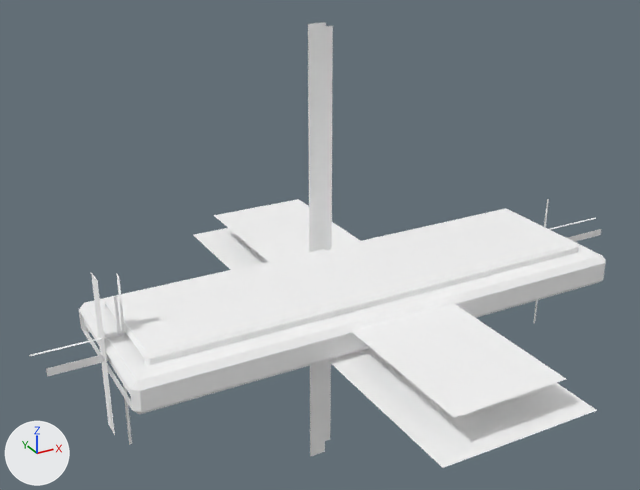
What one commit did to the glTF model support-level-3/assets/models/light_fixture.gltf.
Both versions are drawn from a 50 mm lens placed at (-1.047, -1.709, 0.966), pointed at (-0.057, 0.092, 0.066). Arrows for +X, +Y and +Z are at lower left; the lights stay in place. The first picture is the older version. Vertices at exactly the same position are counted once.

Objects in the first picture: 'light_fixture'.
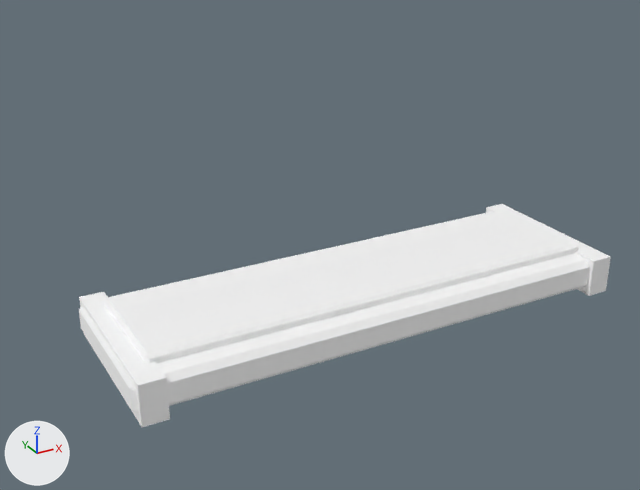
Where the change shows, as pixel boxes [x1, y1, x2, y2] in the pictures (640 x 490 px):
'light_fixture', reshaped (8% narrower, 50% shorter)
    before: [29, 22, 606, 468]
    after: [79, 204, 611, 427]
part 1 of me_light_fixture, added
    after: [79, 292, 170, 427]
part 2 of me_light_fixture, added
    after: [486, 204, 611, 296]
part 3 of me_light_fixture, deleted
    before: [29, 22, 601, 468]
part 4 of me_light_fixture, added
    after: [79, 304, 145, 409]

Patch to the scene script:
```diff
--- a/support-level-3/assets/models/light_fixture.gltf.py
+++ b/support-level-3/assets/models/light_fixture.gltf.py
@@ me_light_fixture @@
 # used by ob_light_fixture; location = (0.0, 0.0, 0.0)
-me_light_fixture.from_pydata(...)  # 120 vertices, 112 faces; spans x -0.8..0.83, y -0.63..0.63, z -0.68..0.6
+me_light_fixture.from_pydata(...)  # 64 vertices, 112 faces; spans x -0.65..0.65, y -0.22..0.22, z -0.09..0.02
+# me_light_fixture part 1: a new loose piece, a box spanning x -0.64..-0.58, y -0.22..0.22, z -0.095..0.005, in mat_metal_dark (white #ffffff)
+# me_light_fixture part 2: a new loose piece, a box spanning x 0.58..0.64, y -0.22..0.22, z -0.095..0.005, in mat_metal_dark (white #ffffff)
+# me_light_fixture part 3: 18 loose pieces with 72 vertices, spanning x -0.8..0.83, y -0.63..0.63, z -0.68..0.6, are deleted
+# me_light_fixture part 4
+# 6 new faces join them, mat_metal_dark (white #ffffff)
+# 6 new faces join them, mat_light_panel (white #ffffff)
 me_light_fixture.materials.append(mat_metal_dark)
```
